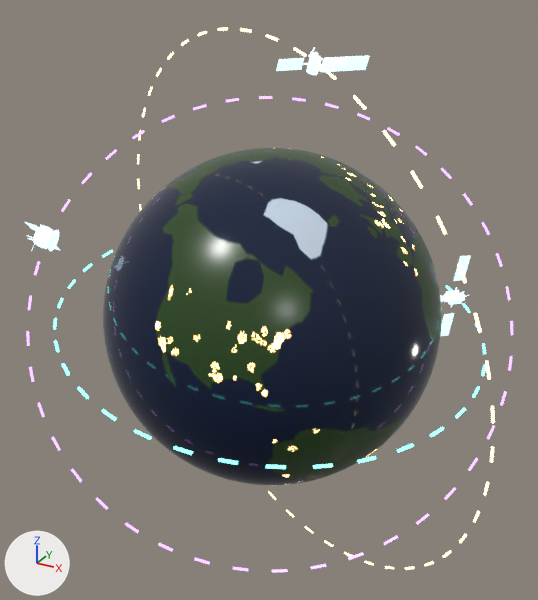
An edit to the glTF model public/models/background-model.glb, drawn before and after from the same camera.
Both versions are drawn from a 50 mm lens placed at (1.19, -2.188, 1.153), pointed at (-0.021, 0.014, 0.052). Arrows for +X, +Y and +Z are at lower left; the lights stay in place. The older version comes first. Where no turn or scale is listed for an object, it has been applied to the vertices.

The first picture shows 'Core_Earth', 'Orbit_Ring_01', 'Orbit_Ring_02', 'Orbit_Ring_03', 'Sat_GLONASS_K', 'Sat_ResursP', 'Sat_Sentinel1'.
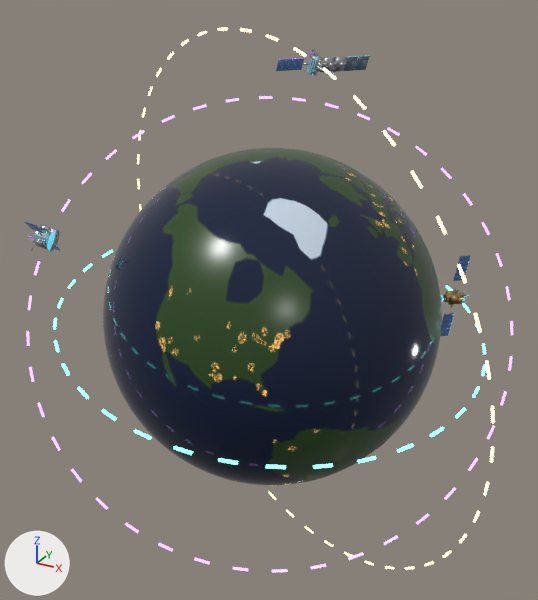
What differs and where, as boxes (x1, y1, x2, y2) in the pictures (538 x 600 px):
'Core_Earth', surface changed: (111, 148, 442, 481) in both
'Sat_Sentinel1', surface changed, recoloured (darker): (276, 47, 370, 75) in both
'Sat_ResursP', surface changed, recoloured (darker): (440, 255, 471, 336) in both
'Sat_GLONASS_K', surface changed, recoloured (darker): (25, 222, 61, 251) in both

Patch to the scene script:
```diff
--- a/public/models/background-model.glb.py
+++ b/public/models/background-model.glb.py
@@ mat_mat_earthglobe @@
 n0 = _N.new('ShaderNodeBsdfPrincipled'); n0.name = 'Principled BSDF'
-n0.inputs[28].default_value = 22.0  # 'Emission Strength'
+n0.inputs[28].default_value = 1.0  # 'Emission Strength'
 n1 = _N.new('ShaderNodeOutputMaterial'); n1.name = 'Material Output'
@@ mat_mat_satmetal @@
 mat_mat_satmetal.emission_color = (0.62, 0.86, 1.0)  # blue #ceefff
-mat_mat_satmetal.emission_strength = 1.35
@@ mat_mat_satsolar @@
 mat_mat_satsolar.roughness = 0.18
-mat_mat_satsolar.emission_color = (0.62, 0.86, 1.0)  # blue #ceefff
+mat_mat_satsolar.emission_color = (0.02, 0.045, 0.1)  # dark blue #273c59
 mat_mat_satsolar.emission_strength = 1.35
@@ mat_mat_satgold @@
 mat_mat_satgold.emission_color = (0.62, 0.86, 1.0)  # blue #ceefff
-mat_mat_satgold.emission_strength = 1.35
@@ mat_mat_satsar @@
 mat_mat_satsar.roughness = 0.42
-mat_mat_satsar.emission_color = (0.62, 0.86, 1.0)  # blue #ceefff
+mat_mat_satsar.emission_color = (0.018, 0.03, 0.042)  # dark blue #24303a
 mat_mat_satsar.emission_strength = 1.35
```
